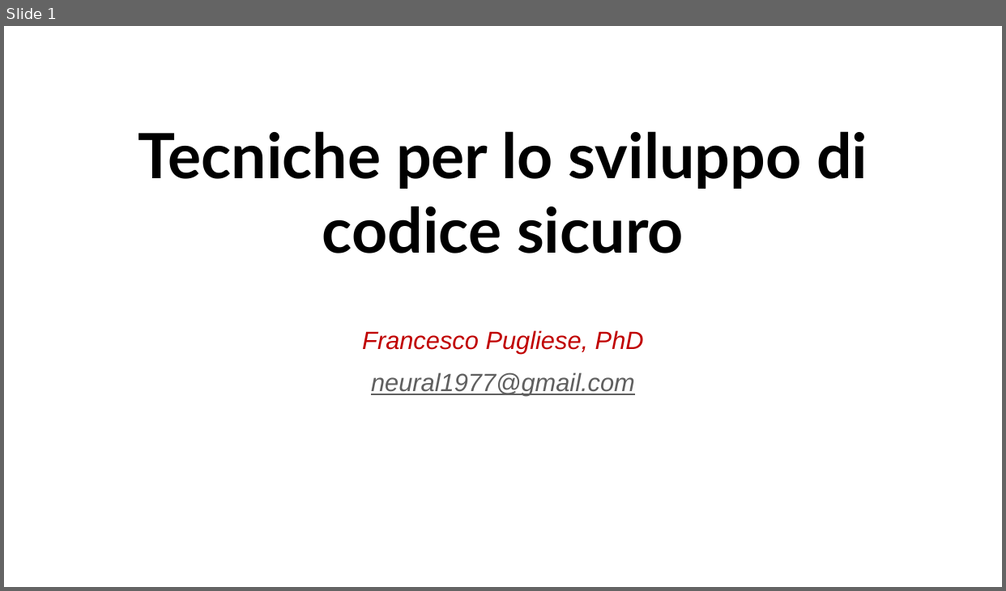
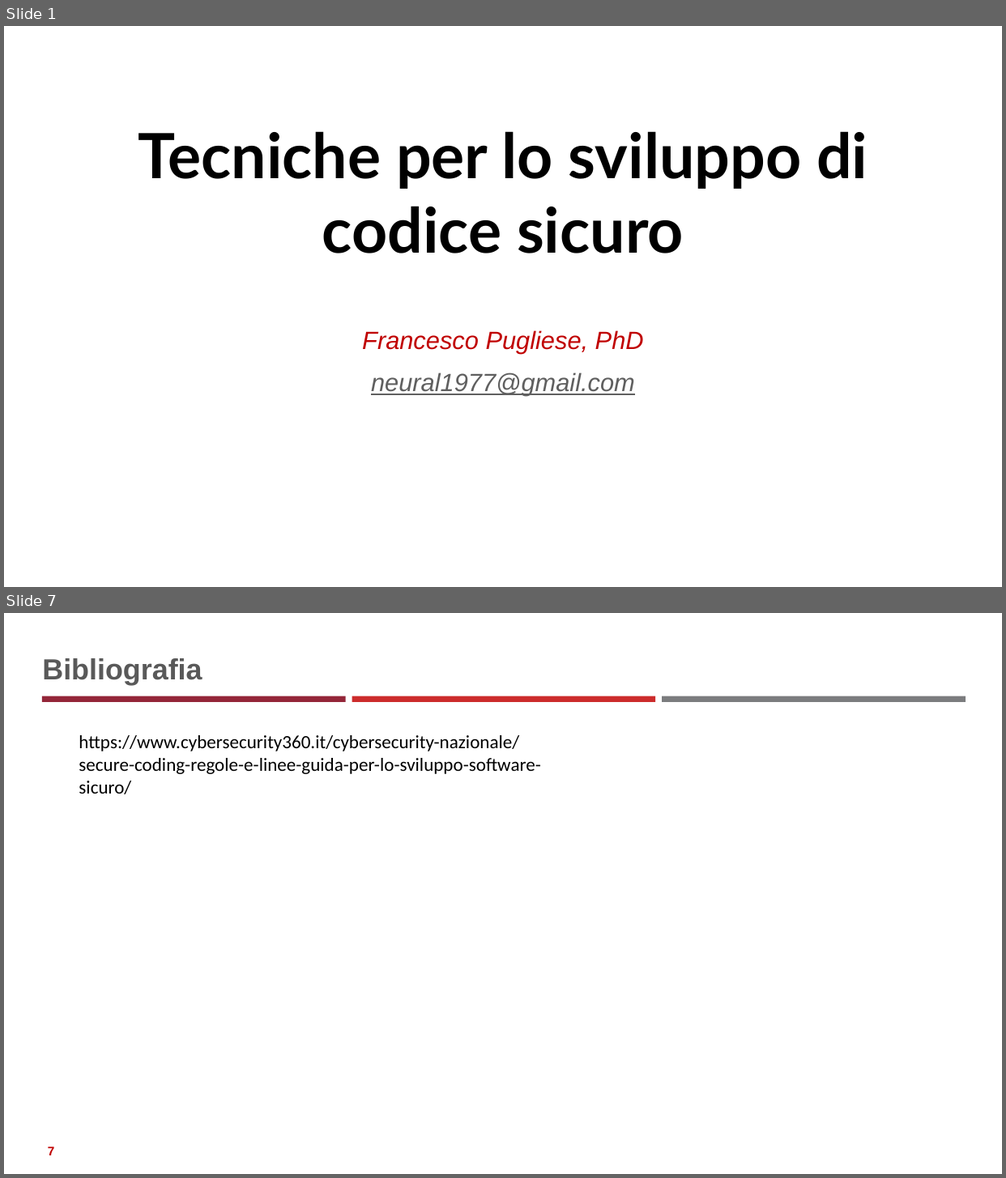
Before and after one commit to neural1977/data_science_interview_material, a slide deck: Assicurazioni/Tecniche per lo sviluppo di codice sicuro_ita.pptx. Shown one above the other, each under a label of ours: slide 1 before the commit, slides 1 and 7 after it; the slides between them are not shown. The pictures are 1006x591 and 1006x1178 pixels, drawn with LibreOffice and Linux fonts; fonts in the diff are those of the drawing. Boxes give left, top, right and bottom in pixels: in the first picture for what was removed or moved away, otherwise in the second. Text is boxed around its words. In the diff, an @@ line names an element or a change of style, - is before the commit and + after.

```diff
--- a/Assicurazioni/Tecniche per lo sviluppo di codice sicuro_ita.pptx
+++ b/Assicurazioni/Tecniche per lo sviluppo di codice sicuro_ita.pptx
@@ slide 7 added at box(4, 613, 1002, 1174), background #FFFFFF @@
@@ title added at box(42, 658, 202, 685), 28 pt, text #595959, bold @@
+Bibliografia
@@ rectangle added at box(42, 696, 346, 702), fill #942639 @@
@@ rectangle added at box(352, 696, 655, 702), fill #CC2A2A @@
@@ rectangle added at box(662, 696, 966, 702), fill #7B7C7E @@
@@ text added at box(79, 735, 540, 794), 18 pt, text #000000 @@
+https://www.cybersecurity360.it/cybersecurity-nazionale/secure-coding-regole-e-linee-guida-per-lo-sviluppo-software-sicuro/
@@ page number added at box(48, 1147, 55, 1156), 12 pt, text #C00000, bold @@
+7
```
Also in this commit, not shown: 5 other slides added, 3 slides removed.
